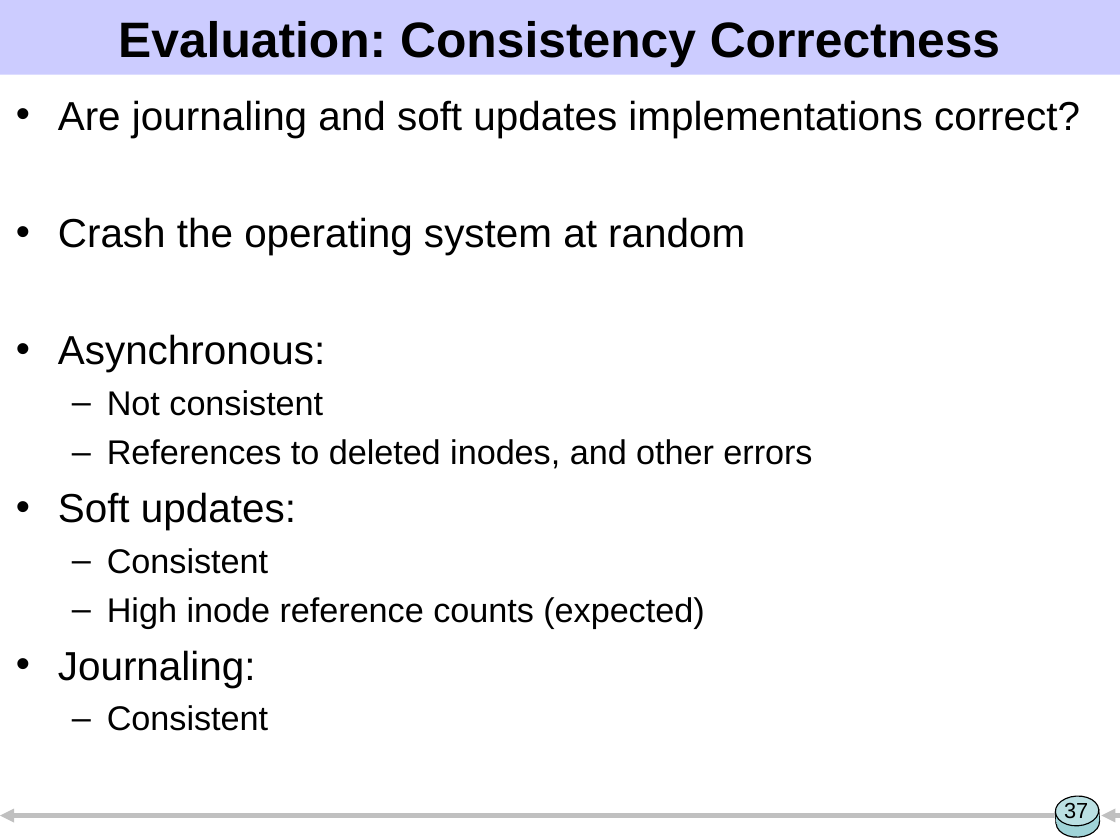
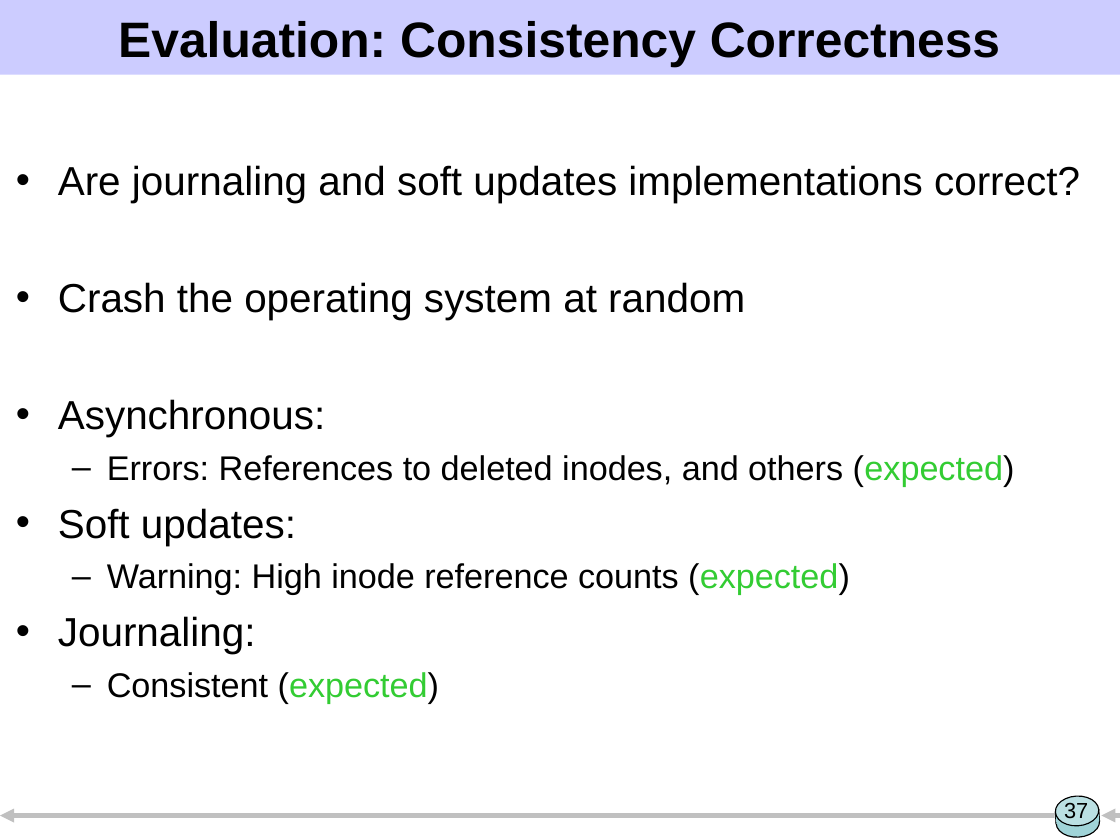
Before and after one commit to ucla-readable/fstitch-doc, a slide deck: slide 37 of sosp/pres.ppt. Drawn at 1120x840 pixels with LibreOffice and Linux fonts; fonts in the diff are those of the drawing. Boxes give left, top, right and bottom in pixels: in the first picture for what was removed or moved away, otherwise in the second. Text is boxed around its words. In the diff, an @@ line names an element or a change of style, - is before the commit and + after.

```diff
--- a/sosp/pres.ppt
+++ b/sosp/pres.ppt
@@ text "Are journaling and soft updates ..." moved from (x1=58, y1=100, x2=1080, y2=731) to (x1=58, y1=165, x2=1080, y2=703) @@
@@ text at (x1=107, y1=455, x2=1015, y2=487): text changed @@
-  – Not consistent
-  – References to deleted inodes, and other errors
+  – Errors: References to deleted inodes, and others (expected)
@@ text at (x1=107, y1=563, x2=850, y2=595): text changed @@
-  – Consistent
-  – High inode reference counts (expected)
+  – Warning: High inode reference counts (expected)
@@ text at (x1=107, y1=672, x2=440, y2=703): text changed @@
-  – Consistent
+  – Consistent (expected)
```
Also in this commit, not shown: 15 other slides changed, 3 slides added, 6 slides removed.
